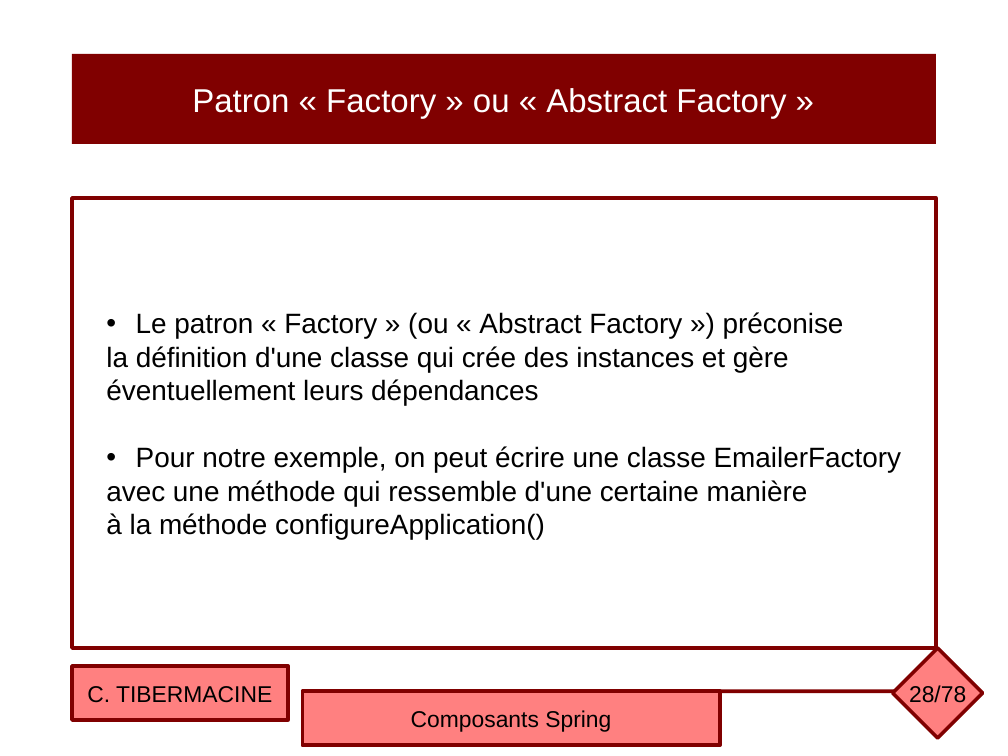
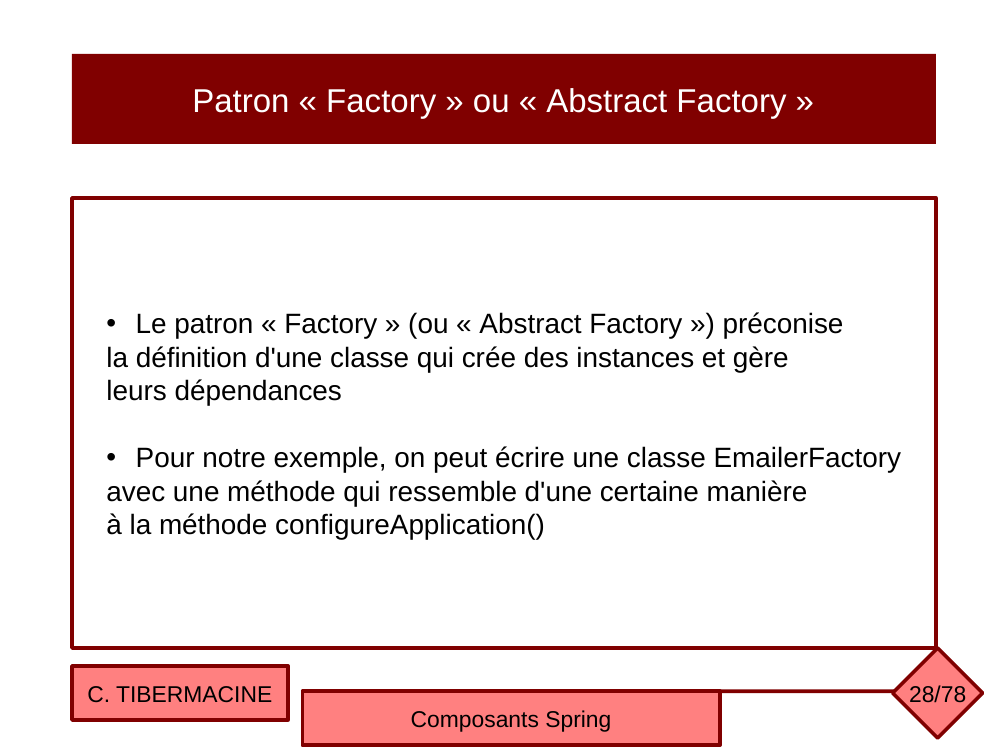
Before and after one commit to ctiber/composants, a slide deck: slide 28 of cours/cours2.odp. Drawn at 1008x756 pixels with LibreOffice and Linux fonts; fonts in the diff are those of the drawing. Boxes give left, top, right and bottom in pixels: in the first picture for what was removed or moved away, otherwise in the second. Text is boxed around its words. In the diff, an @@ line names an element or a change of style, - is before the commit and + after.

```diff
--- a/cours/cours2.odp
+++ b/cours/cours2.odp
@@ text in rectangle at [106,379,342,405]: text changed @@
-éventuellement leurs dépendances
+leurs dépendances
```
Also in this commit, not shown: 5 other slides changed, 18 other files.
